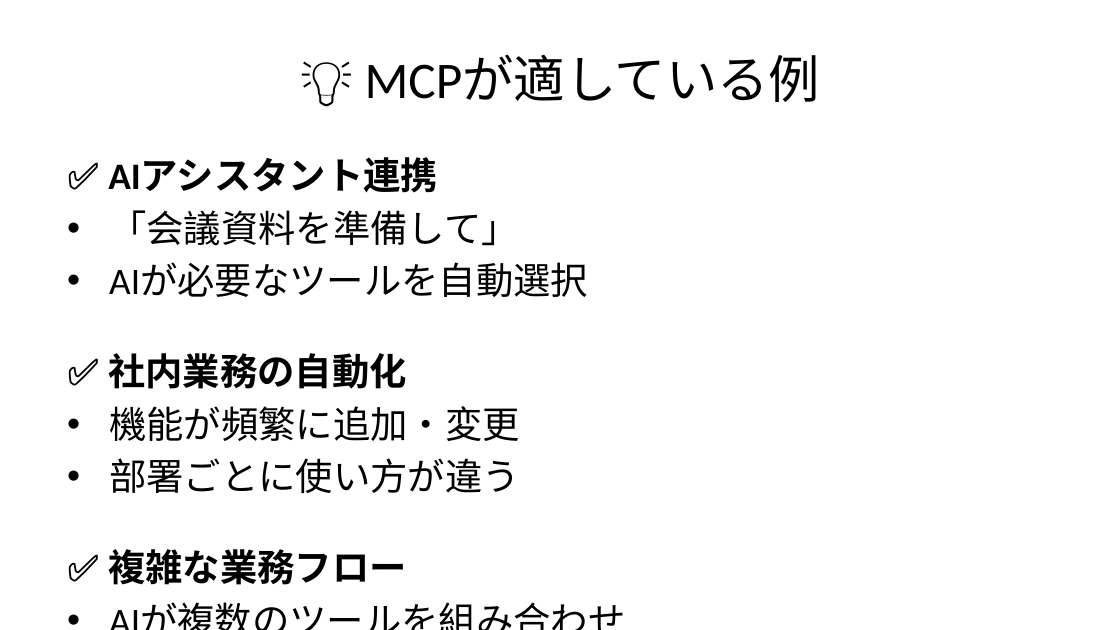
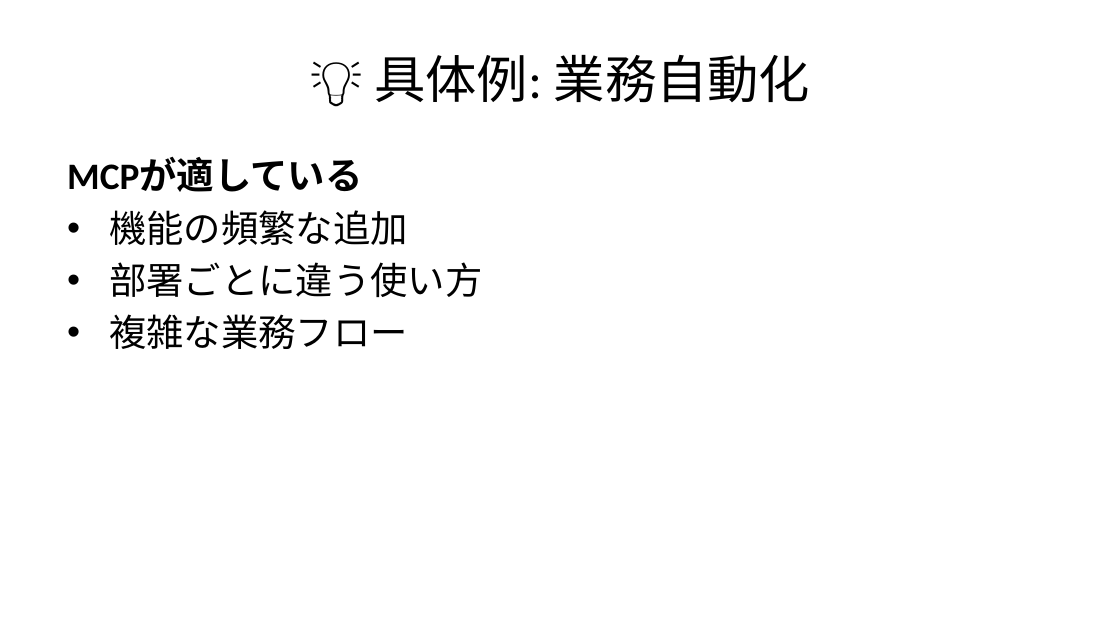
Before and after one commit to MasaoAsano/mcp-handson, a slide deck: slide 18 of chapter-01/quickguide.pptx (slide 16 before the commit). Drawn at 1120x630 pixels with LibreOffice and Linux fonts; fonts in the diff are those of the drawing. Boxes give left, top, right and bottom in pixels: in the first picture for what was removed or moved away, otherwise in the second. Text is boxed around its words. In the diff, an @@ line names an element or a change of style, - is before the commit and + after.

Commit message:
docs: Further simplify presentation text
- Reduce text per slide significantly
- Remove code blocks and technical details
- Shorten bullet points
- Split long content into more slides
- Ensure all text fits within slide boundaries

```diff
--- a/chapter-01/quickguide.pptx
+++ b/chapter-01/quickguide.pptx
@@ title at (374, 55, 811, 102): text changed @@
-💡 MCPが適している例
+💡 具体例: 業務自動化
@@ text at (67, 158, 482, 349): text changed @@
-✅ AIアシスタント連携
-• 「会議資料を準備して」
-• AIが必要なツールを自動選択
-✅ 社内業務の自動化
-• 機能が頻繁に追加・変更
-• 部署ごとに使い方が違う
-✅ 複雑な業務フロー
-• AIが複数のツールを組み合わせ
+MCPが適している
+• 機能の頻繁な追加
+• 部署ごとに違う使い方
+• 複雑な業務フロー
```
Also in this commit, not shown: 25 other slides changed, 4 slides added, 1 slide removed, 1 other file.
